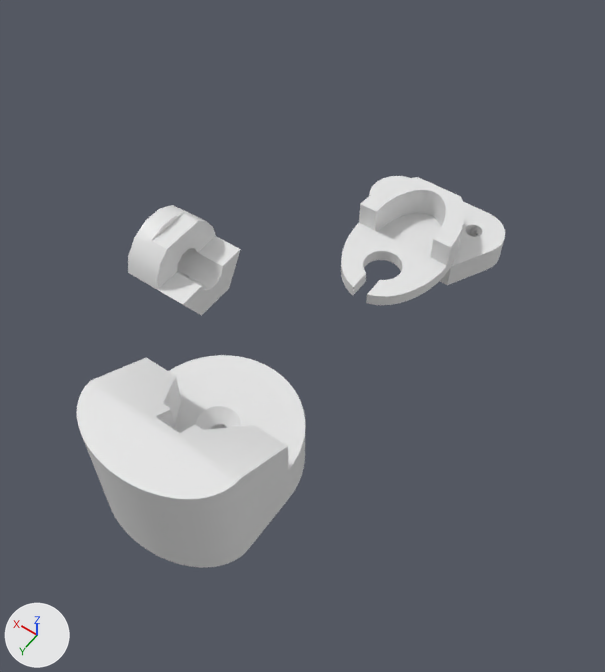
What one commit did to the glTF model 3model.gltf.
Before and after are seen from a camera (50 mm lens) standing at (-20.4, 31.3, 48.0) and looking at (2.2, -0.3, -1.6). The lights are fixed; the arrows at lower left show +X, +Y and +Z. Where no turn or scale is listed for an object, it has been applied to the vertices. Vertices at the same position are counted once.

In view in the first picture: 'tut3qn1a(new)', 'tut3qn2a (1)', 'tut3qn2c'.
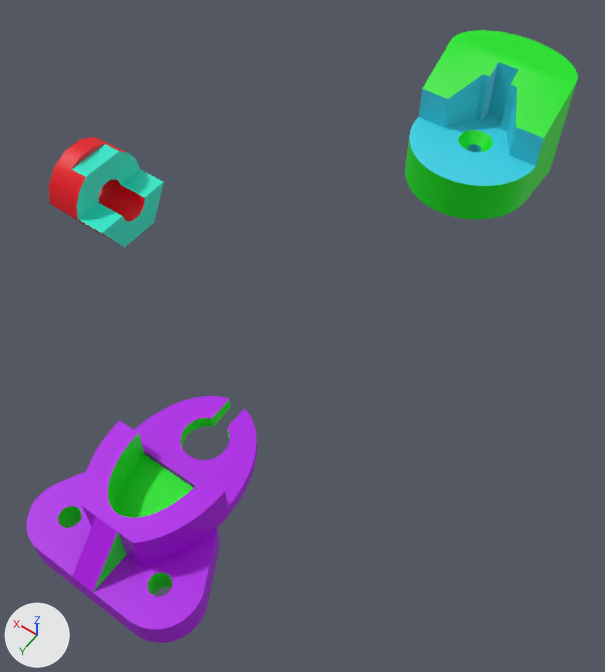
What differs and where, as boxes (x1, y1, x2, y2) in the pictures (605 x 672 px):
'tut3qn2a (1)', surface changed, moved, turned
    before: (77, 355, 305, 568)
    after: (405, 30, 578, 219)
'tut3qn2c', surface changed, moved, turned
    before: (341, 176, 505, 305)
    after: (27, 396, 257, 643)
'tut3qn1a(new)', surface changed, moved
    before: (128, 205, 241, 316)
    after: (49, 137, 164, 248)
part 1 of me_tut3qn1a_new, recoloured
    before: (152, 213, 241, 316)
    after: (72, 144, 164, 248)
part 2 of me_tut3qn1a_new, recoloured
    before: (128, 205, 223, 305)
    after: (49, 137, 145, 245)
part 3 of me_tut3qn2a__1, recoloured
    before: (77, 358, 305, 568)
    after: (405, 30, 578, 219)
part 4 of me_tut3qn2a__1, recoloured
    before: (156, 355, 305, 469)
    after: (409, 62, 544, 186)
part 5 of me_tut3qn2c, recoloured
    before: (341, 176, 505, 305)
    after: (27, 396, 257, 643)
part 6 of me_tut3qn2c, recoloured
    before: (353, 190, 483, 295)
    after: (58, 399, 231, 595)

Patch to the scene script:
```diff
--- a/3model.gltf.py
+++ b/3model.gltf.py
@@ mat_material_008 @@
+mat_material_008 = principled_material('Material.008')
+mat_material_008.base_color = (0.429, 0.0, 0.8)  # purple #af00e7
@@ mat_material_009 @@
+mat_material_009 = principled_material('Material.009')
+mat_material_009.base_color = (0.0, 0.8, 0.00577)  # green #00e711
@@ mat_material_007 @@
+mat_material_007 = principled_material('Material.007')
+mat_material_007.base_color = (0.0456, 0.648, 0.8)  # cyan #3cd3e7
@@ mat_material_006 @@
+mat_material_006 = principled_material('Material.006')
+mat_material_006.base_color = (0.0, 0.8, 0.00692)  # green #00e714
@@ mat_material_004 @@
+mat_material_004 = principled_material('Material.004')
+mat_material_004.base_color = (0.8, 0.0, 0.00848)  # red #e70017
@@ mat_material_001 @@
+mat_material_001 = principled_material('Material.001')
+mat_material_001.base_color = (0.0218, 0.8, 0.588)  # cyan #29e7ca
@@ me_tut3qn1a_new @@
 me_tut3qn1a_new.from_pydata(...)  # 47 vertices, 94 faces; spans x -5.5..0.0, y -3.5..3.5, z -3.03..3.44
 # used by ob_tut3qn1a_new; location = (15.98, 0.0, 0.0)
+# me_tut3qn1a_new part 1: 45 faces spanning x -5.5..0.0, y -3.5..3.5, z -3.03..3.41 switch from no material to mat_material_001 (cyan #29e7ca)
+# me_tut3qn1a_new part 2: 49 faces spanning x -5.5..0.0, y -3.5..3.5, z -3.03..3.44 switch from no material to mat_material_004 (red #e70017)
@@ me_tut3qn2a__1 @@
 me_tut3qn2a__1.from_pydata(...)  # 230 vertices, 460 faces; spans x -5.4..5.4, y 0.0..8.8, z -7.8..5.39
 # used by ob_tut3qn2a__1; location = (0.0, 11.75, 0.0); rotation_euler = (1.571, 0.0, 0.0), in degrees (90, 0, 0)
+# me_tut3qn2a__1 part 3: 269 faces spanning x -5.4..5.4, y 0.0..8.8, z -7.8..5.39 switch from no material to mat_material_006 (green #00e714)
+# me_tut3qn2a__1 part 4: 191 faces spanning x -5.4..5.4, y 0.0..8.57, z -7.8..5.39 switch from no material to mat_material_007 (cyan #3cd2e7)
@@ me_tut3qn2c @@
 me_tut3qn2c.from_pydata(...)  # 370 vertices, 744 faces; spans x -6.0..6.0, y -2.2..3.0, z -5.93..8.0
 # used by ob_tut3qn2c; location = (0.0, -10.54, 0.0); rotation_euler = (1.571, 0.0, 0.0), in degrees (90, 0, 0)
+# me_tut3qn2c part 5: 389 faces spanning x -6.0..6.0, y -2.2..3.0, z -5.93..8.0 switch from no material to mat_material_008 (purple #af00e7)
+# me_tut3qn2c part 6: 355 faces spanning x -6.0..6.0, y -2.2..3.0, z -5.93..8.0 switch from no material to mat_material_009 (green #00e711)
@@ ob_tut3qn1a_new @@
 ob_tut3qn1a_new = bpy.data.objects.new('tut3qn1a(new)', me_tut3qn1a_new)
-ob_tut3qn1a_new.location = (15.98, 0.0, 0.0)
+ob_tut3qn1a_new.location = (23.45, 0.0, 3.14)
@@ ob_tut3qn2a__1 @@
 ob_tut3qn2a__1 = bpy.data.objects.new('tut3qn2a (1)', me_tut3qn2a__1)
-ob_tut3qn2a__1.location = (0.0, 11.75, 0.0)
-ob_tut3qn2a__1.rotation_euler = (1.571, 0.0, 0.0)  # degrees (90, 0, 0)
+ob_tut3qn2a__1.location = (0.0, -21.56, 0.14)
+ob_tut3qn2a__1.rotation_euler = (1.571, 0.0, -3.142)  # degrees (90, 0, -180)
@@ ob_tut3qn2c @@
 ob_tut3qn2c = bpy.data.objects.new('tut3qn2c', me_tut3qn2c)
-ob_tut3qn2c.location = (0.0, -10.54, 0.0)
-ob_tut3qn2c.rotation_euler = (1.571, 0.0, 0.0)  # degrees (90, 0, 0)
+ob_tut3qn2c.location = (0.0, 15.8, 2.68)
+ob_tut3qn2c.rotation_euler = (1.571, 0.0, -3.142)  # degrees (90, 0, -180)
```
